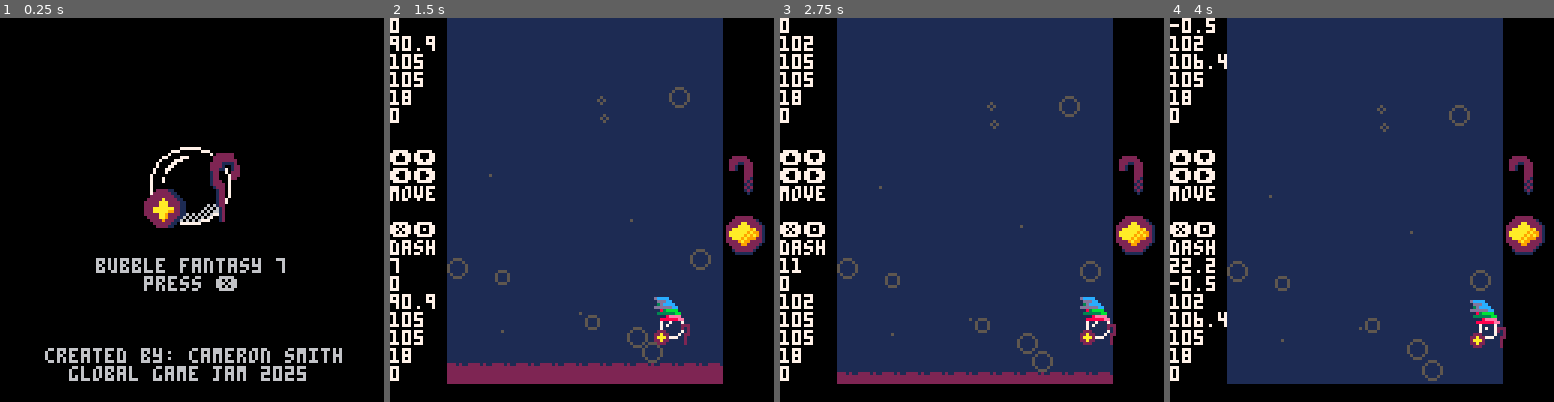
Above: before the commit, frames 1-4 (left to right).
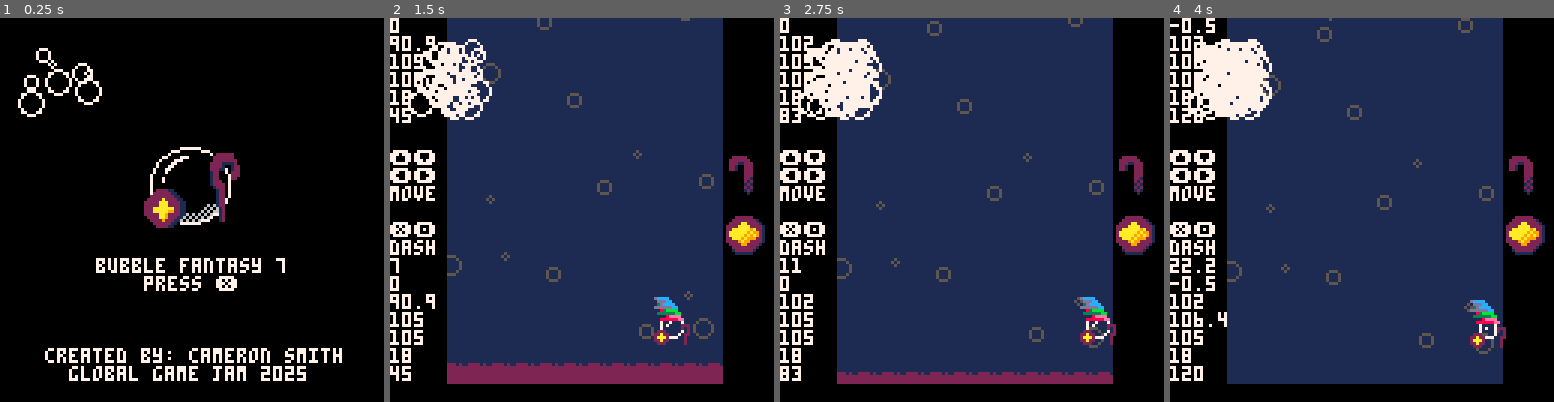
Above: after the commit, the same moments.

Repository: dumbanode/Bubble-Fantasy-7
Game: PICO-8 cartridge ggj2025.p8
The game is run twice, just before and just after one commit, with the same random seed, the same clock (stepped at 60 frames per second) and the same inputs.
Inputs:
- Up to frame 1 (0.25 s): no input
- Up to frame 2 (1.5 s): tap X (X key) at 0.33, 1.07 s; tap O (Z key) at 0.7 s
- Up to frame 3 (2.75 s): hold Right 1.6-2.1 s; tap O (Z key) at 1.7, 2.1, 2.5 s; tap X (X key) at 1.85 s; hold Up 2.15-2.42 s; hold Right from 2.47 s (still down)
- Up to frame 4 (4 s): tap O (Z key) at 2.9, 3.3, 3.7 s; tap X (X key) at 2.97 s; release Right at 3.03 s; hold Left 3.08-3.58 s; hold Down 3.63-3.97 s

The runs differ from the first frame. In frame 1, 4.4% of the frame differs, in the area x 4-90%, y 7-95%; in frame 2, 3.9%; in frame 3, 4.5%; in frame 4, 5.1%, in the area x 0-85%, y 0-95%.

Commit message:
Particle emitter works

Diff:
--- a/ggj2025.p8
+++ b/ggj2025.p8
@@ -1181,8 +1181,8 @@
 		y=0
 	},
 	dim={
-		w=4,
-		h=4
+		w=20,
+		h=20
 	},
 	active=false,
 	parts={},
@@ -1213,7 +1213,7 @@
 	spawn_particles=function(self)
 		--while count(self.parts)
 		--	<self.max_parts do
-			spawn_particle()
+			self:spawn_particle()
 		--end
 	end,
 
@@ -1226,12 +1226,12 @@
 			+rnd(self.dim.h)
 
 		-- calculate lifetime
-		life_to_use=self.part_config.life[0]
-			+rnd(self.part_config.life[1])
+		life_to_use=self.part_config.life[1]
+			+rnd(self.part_config.life[2])
 
 		-- calculate radius
-		r_to_use=self.part_config.r[0]
-			+rnd(self.part_config.r[1])
+		r_to_use=self.part_config.r[1]
+			+rnd(self.part_config.r[2])
 
 		add(
 				self.parts,
@@ -1241,7 +1241,7 @@
 						y=y_to_use
 					},
 					dim={
-						r=0+max_r_to_use
+						r=r_to_use
 					},
 					speed=rnd(1),
 					curr_life=0,
@@ -1281,8 +1281,8 @@
 
 test_emit=part_emit:new({
 	pos={
-		x=0,
-		y=0
+		x=10,
+		y=10
 	},
 	active=true
 })
